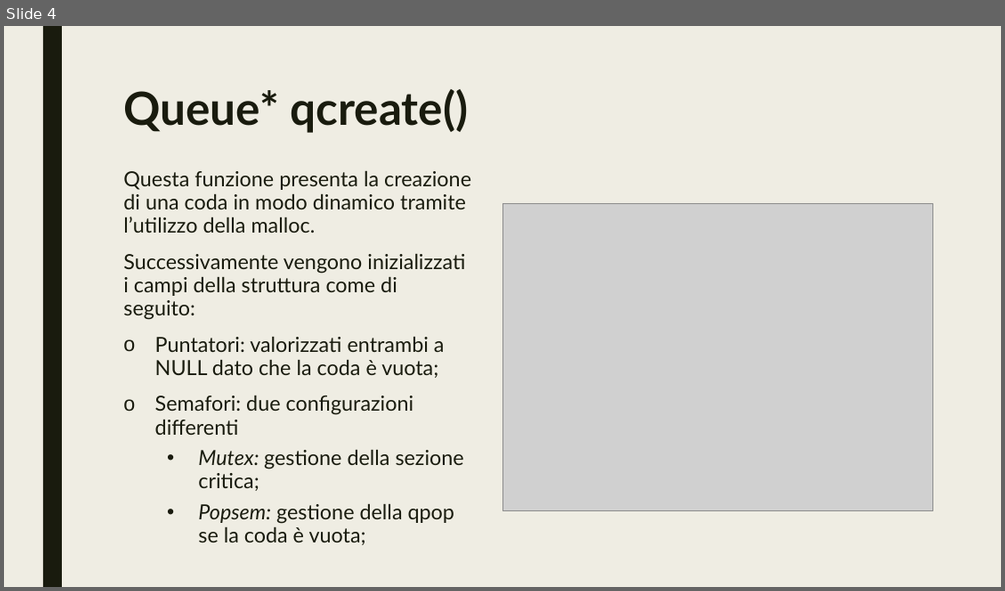
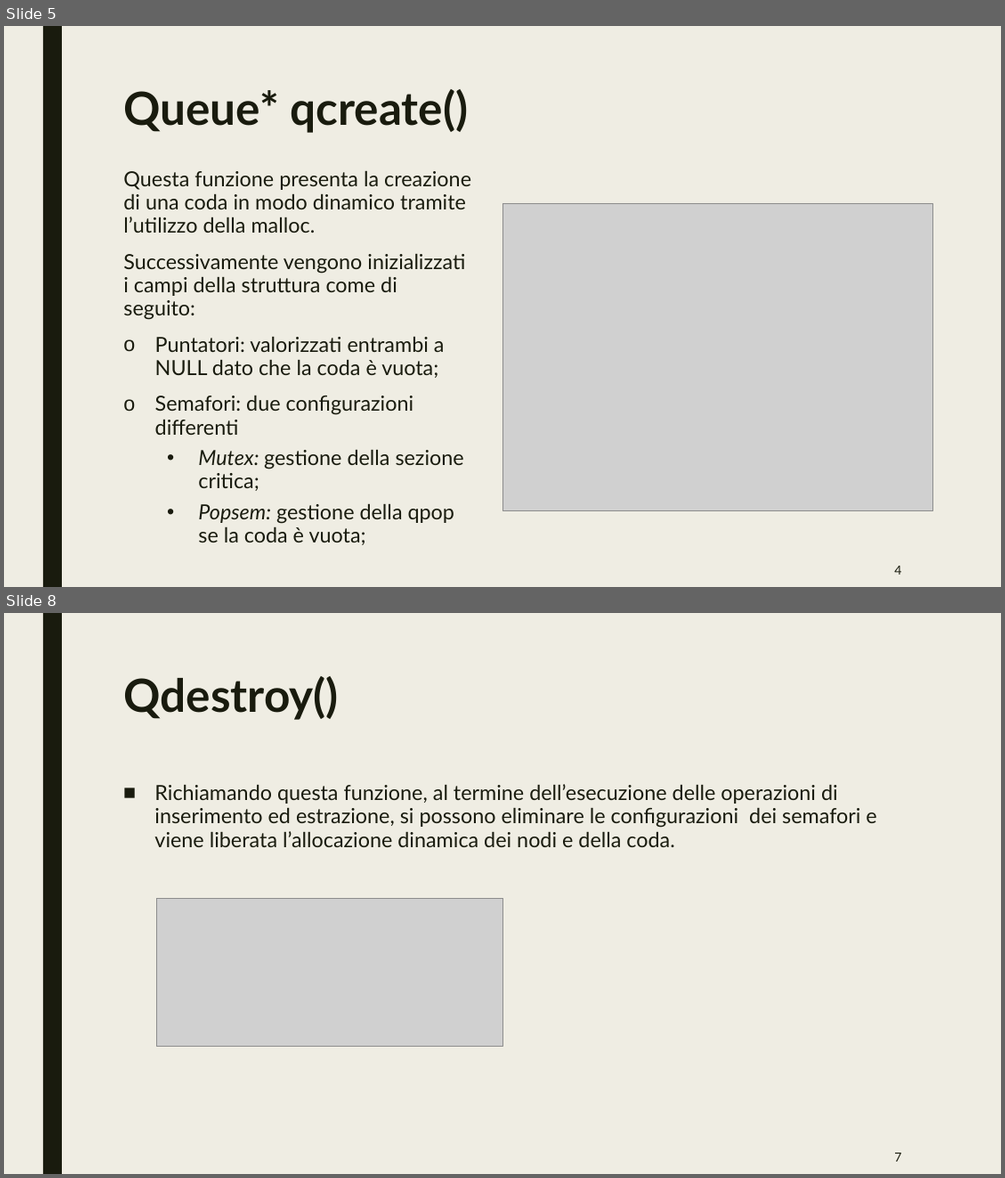
Before and after one commit to mleone21/RTES-Project, a slide deck: Presentazione progetto rtes.pptx. Shown one above the other, each under a label of ours: slide 4 before the commit, slides 5 and 8 after it; the slides between them are not shown. The pictures are 1005x591 and 1005x1178 pixels, drawn with LibreOffice and Linux fonts; fonts in the diff are those of the drawing; grey boxes stand for pictures. Boxes give left, top, right and bottom in pixels: in the first picture for what was removed or moved away, otherwise in the second. Text is boxed around its words. In the diff, an @@ line names an element or a change of style, - is before the commit and + after.

```diff
--- a/Presentazione progetto rtes.pptx
+++ b/Presentazione progetto rtes.pptx
@@ slide 8 added at bbox=[4, 613, 1001, 1174], background #EFEDE3; not listed: 1 template element that a slide beside it also shows @@
@@ title added at bbox=[123, 676, 338, 720], 44 pt, text #191B0E, bold @@
+Qdestroy()
@@ text added at bbox=[154, 784, 876, 847], 20 pt, text #191B0E @@
+■ Richiamando questa funzione, al termine dell’esecuzione delle operazioni di inserimento ed estrazione, si possono eliminare le configurazioni dei semafori e viene liberata l’allocazione dinamica dei nodi e della coda.
@@ picture added at bbox=[156, 898, 502, 1046] @@
@@ page number added at bbox=[894, 1152, 901, 1161], 12 pt, text #191B0E @@
+7
@@ what was slide 4 is now slide 5 @@
@@ slide 5 changed as well @@
@@ page number added at bbox=[894, 565, 901, 574], 12 pt, text #191B0E @@
+4
```
Also in this commit, not shown: 3 other slides changed, 12 other slides added, 9 slides removed.
